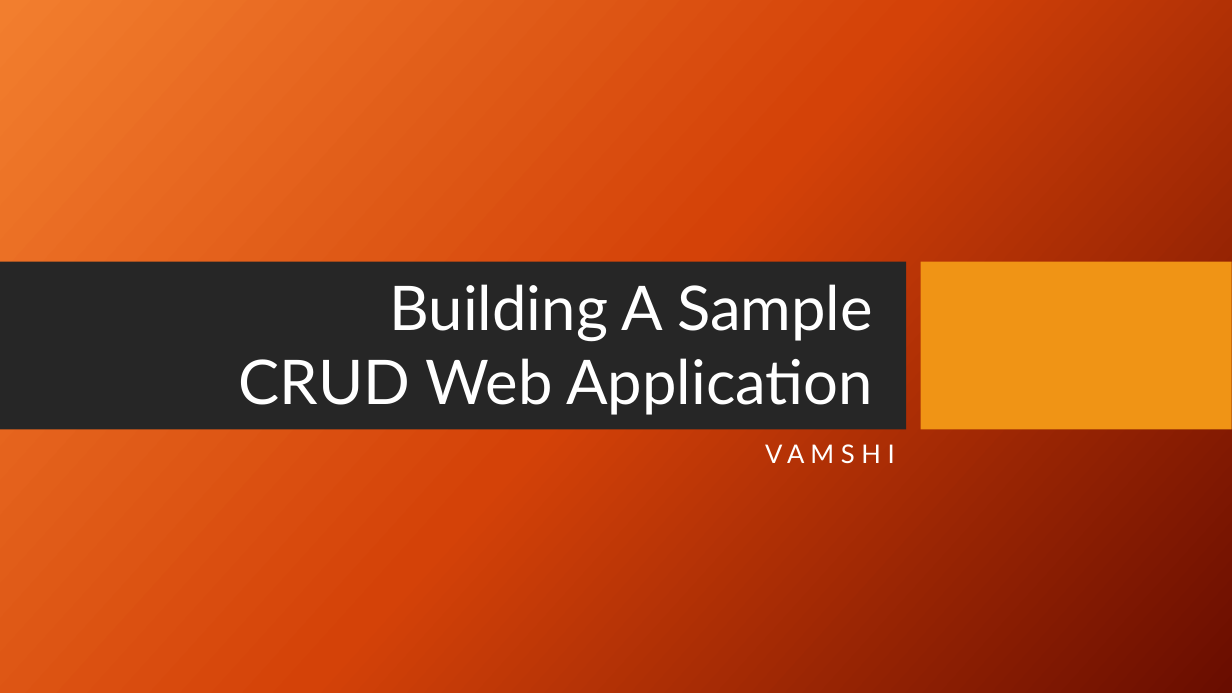
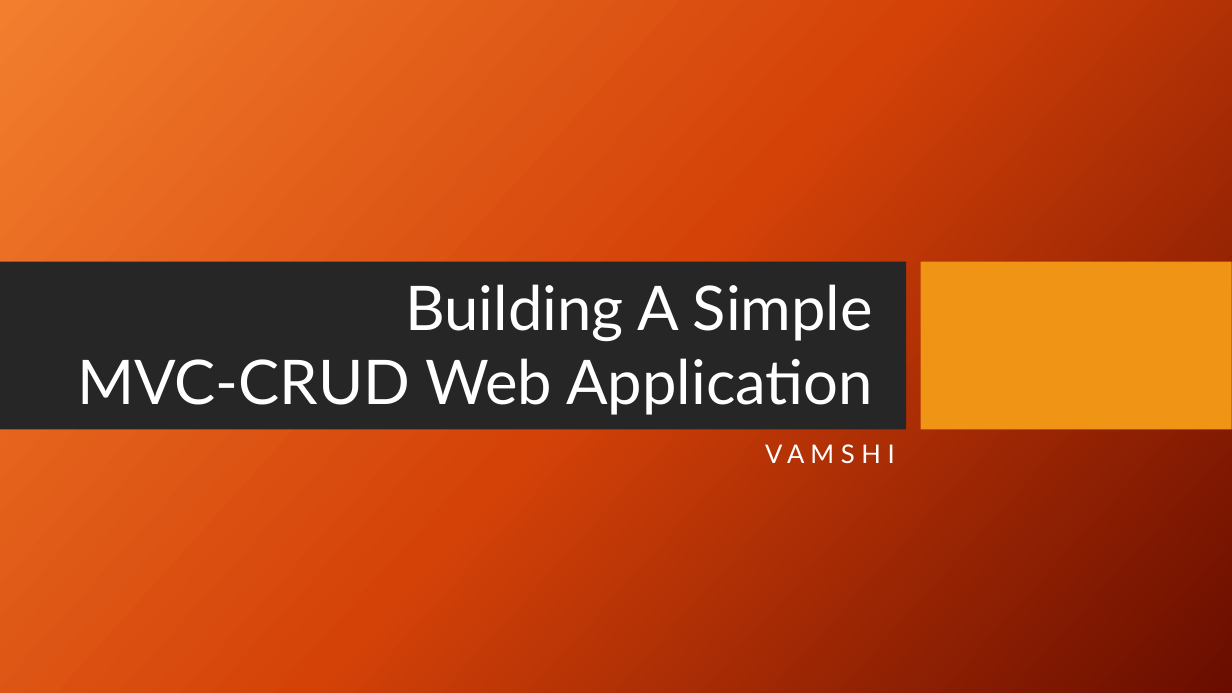
Before and after one commit to VamshiV25/MVC_CRUD_Operation, a slide deck: slide 1 of Building a sample CRUD Web Application.pptx. Drawn at 1232x693 pixels with LibreOffice and Linux fonts; fonts in the diff are those of the drawing; background and template pictures are left out. Boxes give left, top, right and bottom in pixels: in the first picture for what was removed or moved away, otherwise in the second. Text is boxed around its words. In the diff, an @@ line names an element or a change of style, - is before the commit and + after.

```diff
--- a/Building a sample CRUD Web Application.pptx
+++ b/Building a sample CRUD Web Application.pptx
@@ title at (x1=77, y1=284, x2=873, y2=415): text changed @@
-Building A Sample
-CRUD Web Application
+Building A Simple
+MVC-CRUD Web Application
```
Also in this commit, not shown: 7 other slides changed, 15 slides added, 4 other files.
